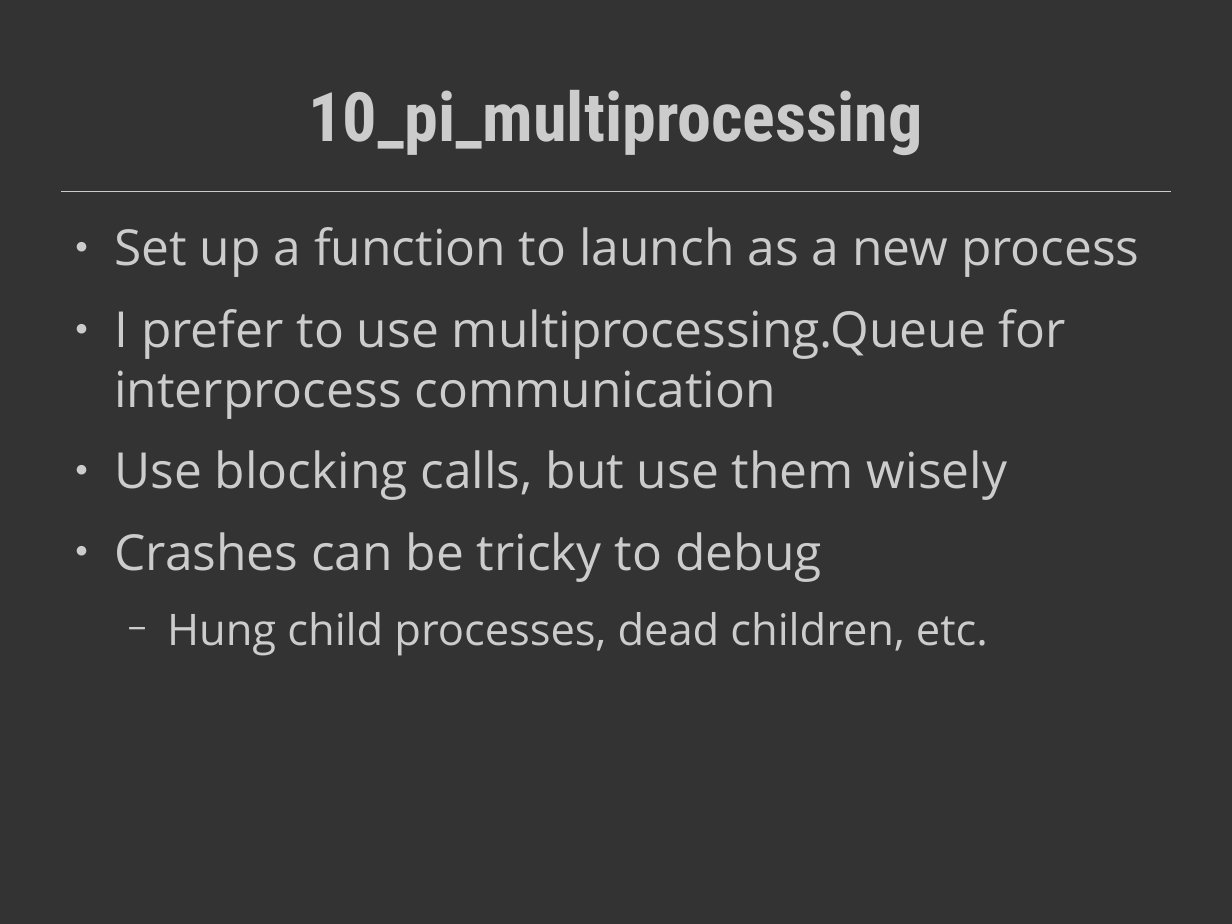
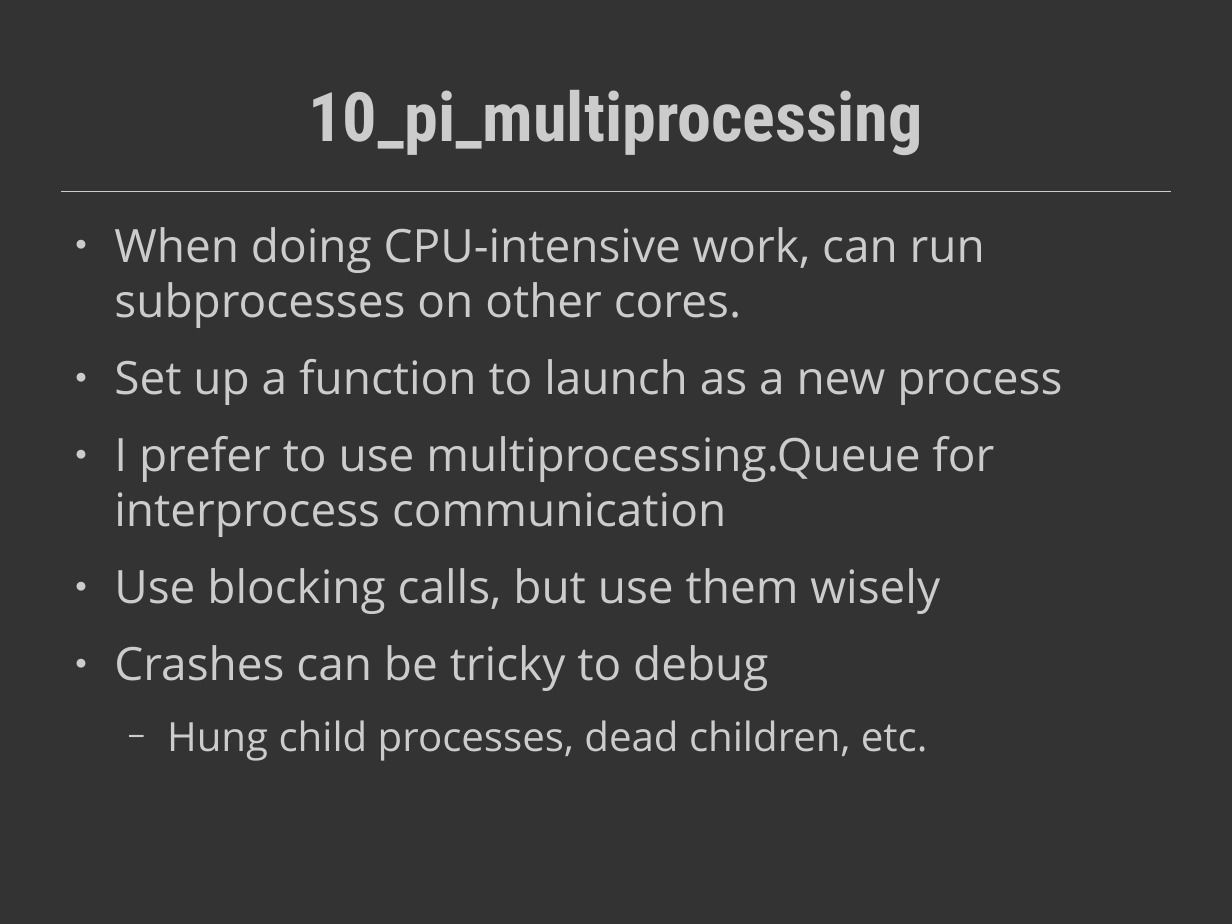
Before and after one commit to krishardy/abqpy-pyside, a slide deck: slide 22 of slides.odp. Drawn at 1232x924 pixels with LibreOffice and Linux fonts; fonts in the diff are those of the drawing. Boxes give left, top, right and bottom in pixels: in the first picture for what was removed or moved away, otherwise in the second. Text is boxed around its words. In the diff, an @@ line names an element or a change of style, - is before the commit and + after.

```diff
--- a/slides.odp
+++ b/slides.odp
@@ text at (114,227,985,328): paragraph added @@
+● When doing CPU-intensive work, can run subprocesses on other cores.
@@ text at (114,359,1062,761): size 32 to 29.6 pt in "Set up a function to launch as ...", "I prefer to use multiprocessing.Queue for interprocess ...", "Use blocking calls, but use them wisely", "Crashes can be tricky to debug"; size 28 to 25.9 pt in "Hung child processes, dead children, etc." @@
```
Also in this commit, not shown: 1 other slide changed, 1 other file.
